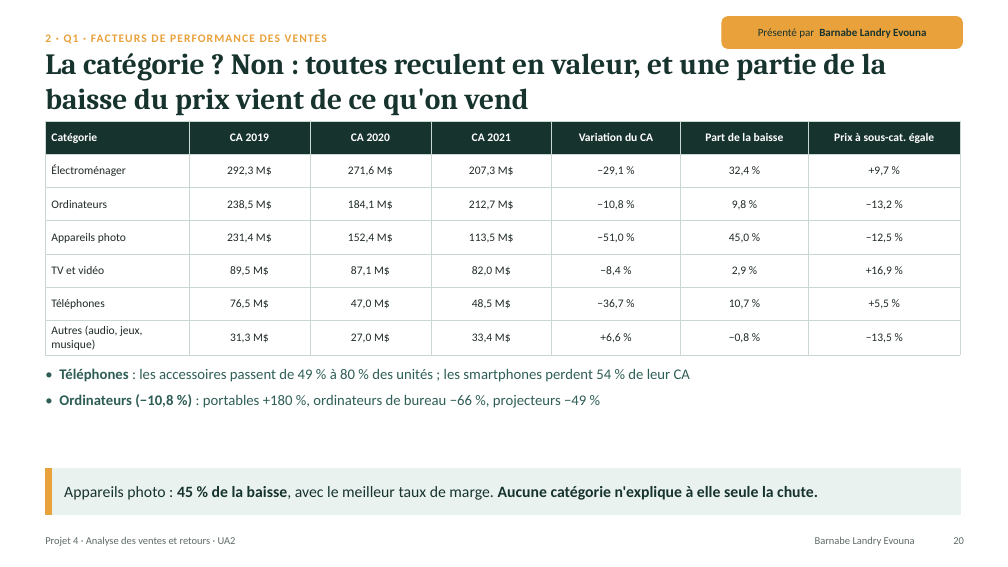
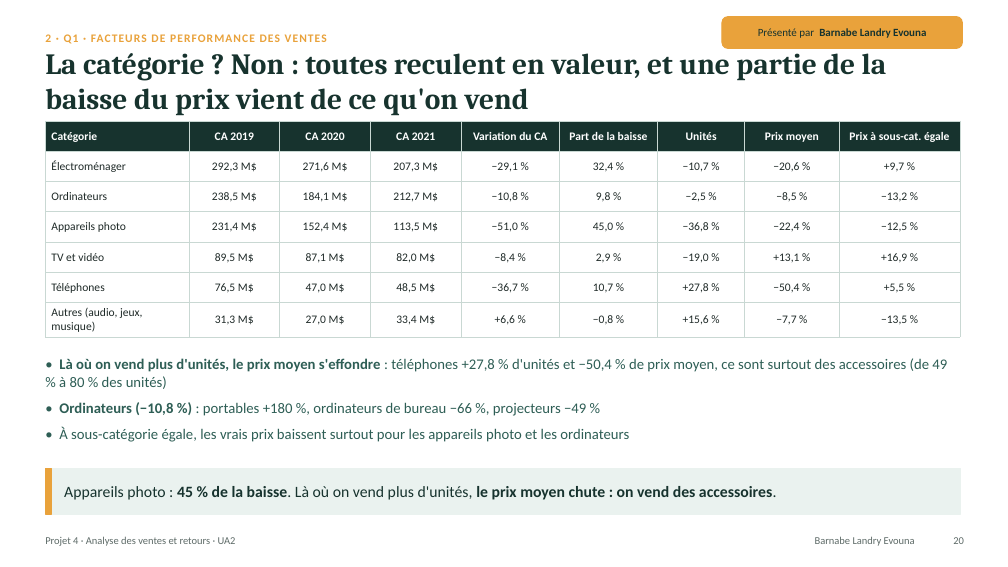
Before and after one commit to lezoul/projet4-contoso, a slide deck: slide 20 of reports/presentations/UA2_presentation_L3_L4.pptx. Drawn at 1008x567 pixels with LibreOffice and Linux fonts; fonts in the diff are those of the drawing. Boxes give left, top, right and bottom in pixels: in the first picture for what was removed or moved away, otherwise in the second. Text is boxed around its words. In the diff, an @@ line names an element or a change of style, - is before the commit and + after.

Commit message:
UA2 : slide catégories, retour des unités et du prix moyen

```diff
--- a/reports/presentations/UA2_presentation_L3_L4.pptx
+++ b/reports/presentations/UA2_presentation_L3_L4.pptx
@@ table at (x1=45, y1=121, x2=960, y2=336) @@
+column 7: Unités | −10,7 % | −2,5 % | −36,8 % | −19,0 % | +27,8 % | +15,6 %
+column 8: Prix moyen | −20,6 % | −8,5 % | −22,4 % | +13,1 % | −50,4 % | −7,7 %
@@ text "• Là où on vend ..." moved from (x1=59, y1=368, x2=690, y2=408) to (x1=59, y1=358, x2=947, y2=442) @@
@@ text at (x1=59, y1=358, x2=947, y2=389): text changed @@
-• Téléphones : les accessoires passent de 49 % à 80 % des unités ; les smartphones perdent 54 % de leur CA
+• Là où on vend plus d'unités, le prix moyen s'effondre : téléphones +27,8 % d'unités et −50,4 % de prix moyen, ce sont surtout des accessoires (de 49 % à 80 % des unités)
@@ text at (x1=59, y1=427, x2=629, y2=442): paragraph added @@
+• À sous-catégorie égale, les vrais prix baissent surtout pour les appareils photo et les ordinateurs
@@ text at (x1=64, y1=486, x2=777, y2=500): text changed @@
-Appareils photo : 45 % de la baisse, avec le meilleur taux de marge. Aucune catégorie n'explique à elle seule la chute.
+Appareils photo : 45 % de la baisse. Là où on vend plus d'unités, le prix moyen chute : on vend des accessoires.
```
